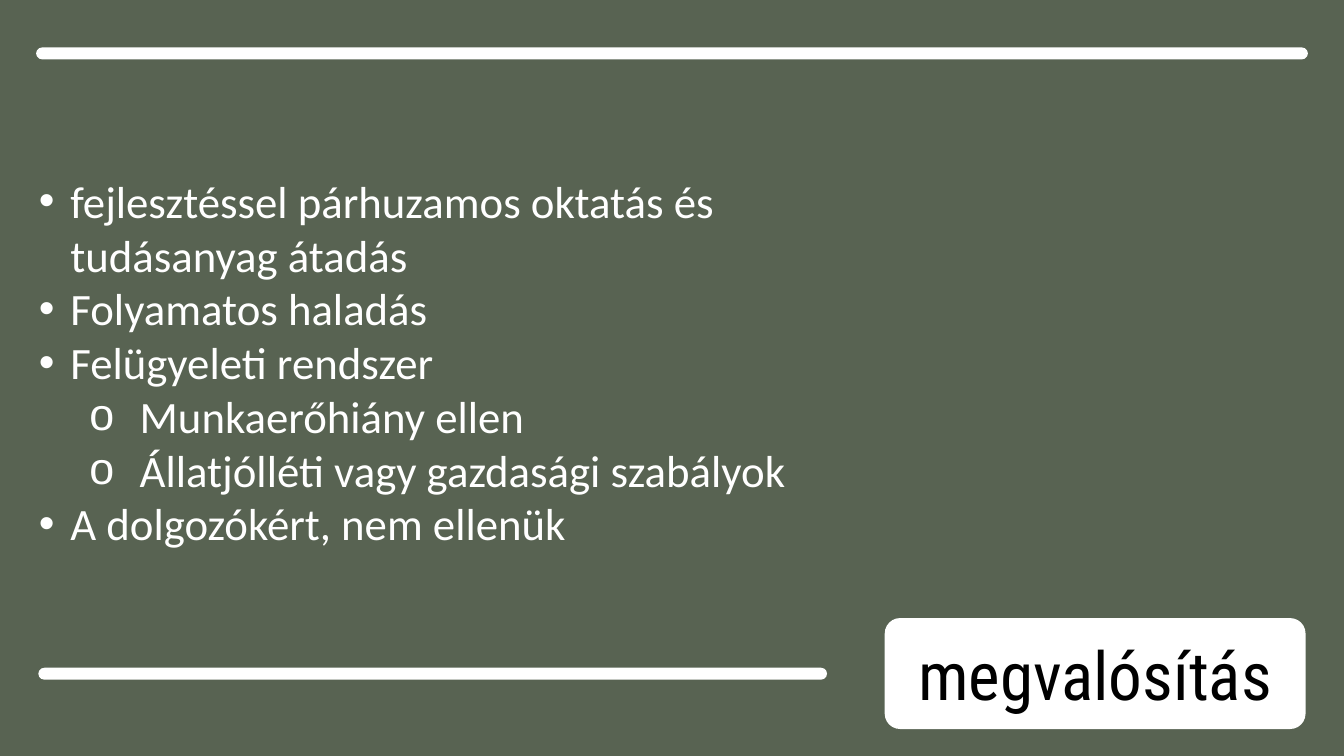
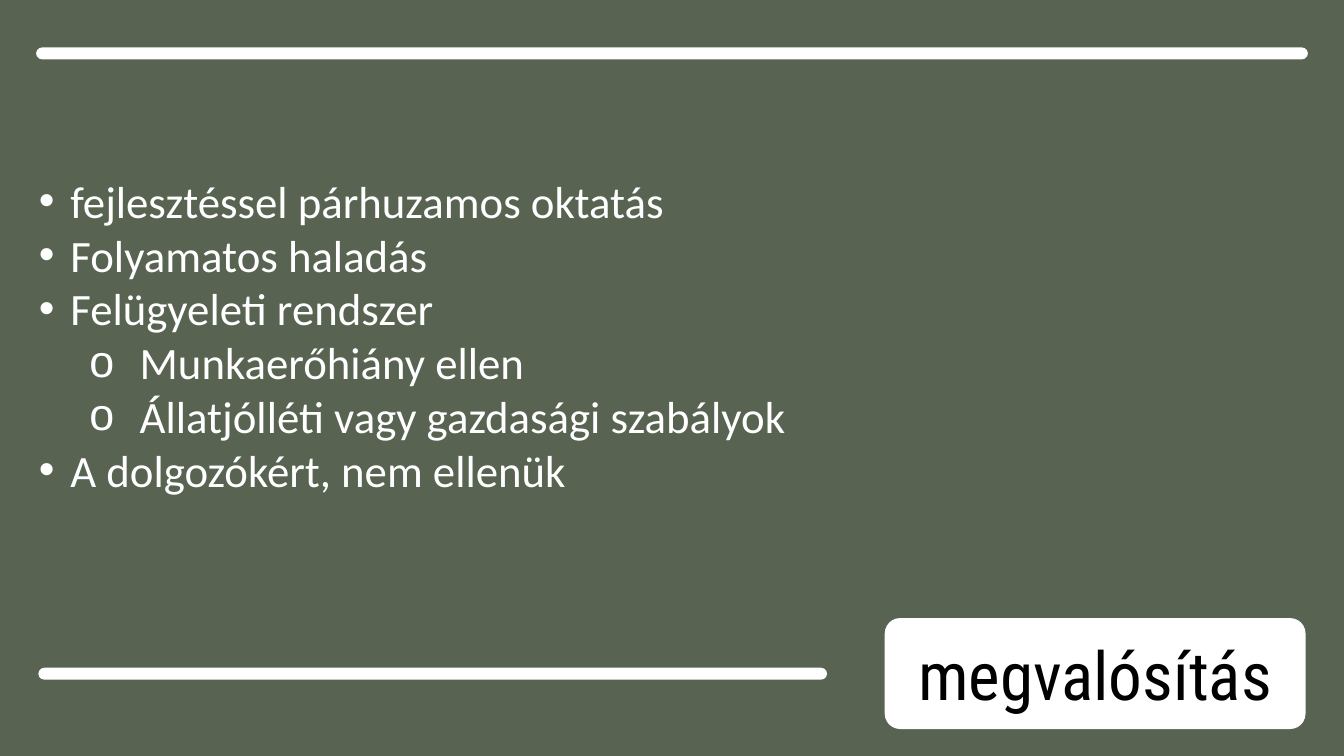
Before and after one commit to dzsofri/paprika, a slide deck: slide 5 of Bemutató1.pptx. Drawn at 1344x756 pixels with LibreOffice and Linux fonts; fonts in the diff are those of the drawing. Boxes give left, top, right and bottom in pixels: in the first picture for what was removed or moved away, otherwise in the second. Text is boxed around its words. In the diff, an @@ line names an element or a change of style, - is before the commit and + after.

```diff
--- a/Bemutató1.pptx
+++ b/Bemutató1.pptx
@@ text at (x1=70, y1=187, x2=664, y2=226): text changed @@
-• fejlesztéssel párhuzamos oktatás és tudásanyag átadás
+• fejlesztéssel párhuzamos oktatás
```
Also in this commit, not shown: 3 other slides changed, 2 other files.
